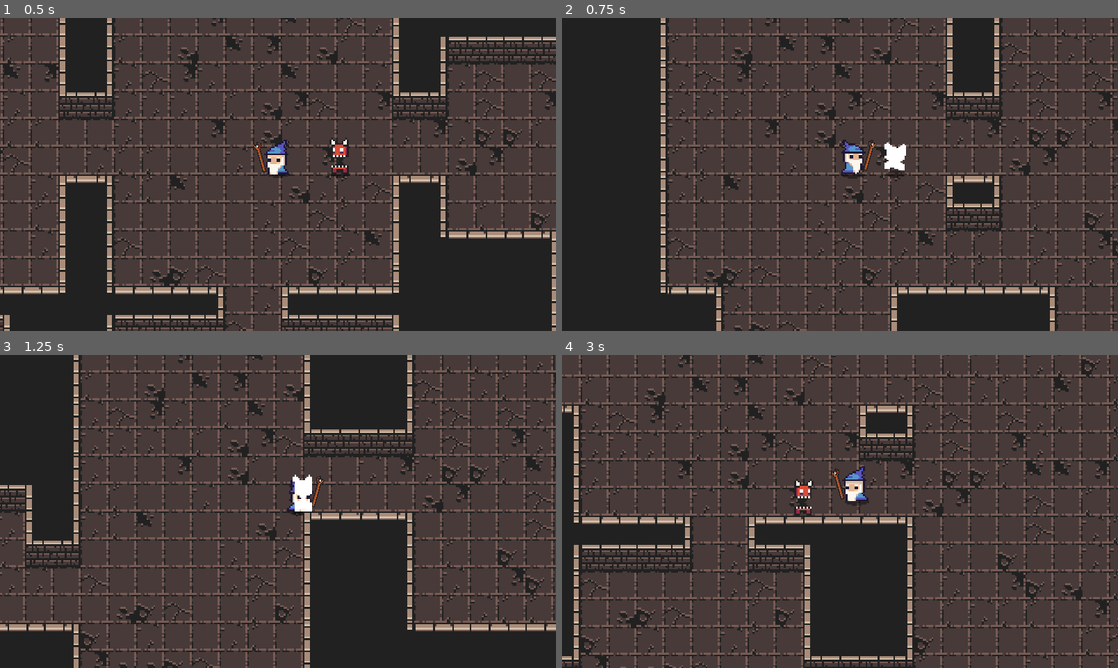
Above: before the commit, frames 1-4 (two rows, left to right).
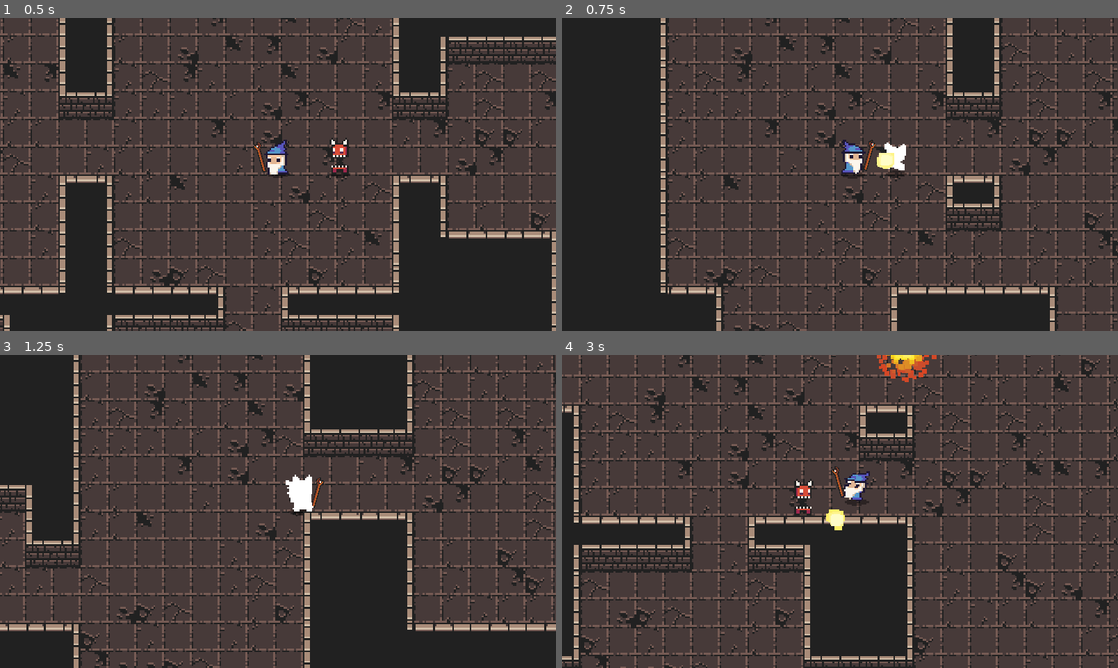
Above: after the commit, the same moments.

Repository: Erdandrej/Dungeoneers
Game: Godot game, scene res://Dungeon/World.tscn
Same seed, same stepped clock (60 frames per second), same inputs: the game is played once before the commit and once after it.
Inputs (mouse positions are in pixels of both pictures, inside the frame that each line leads up to):
- Up to frame 1 (0.5 s): no input
- Up to frame 2 (0.75 s): tap Enter (ui_accept) at 0.5 s; move the mouse to (962, 158) at 0.52 s; press the mouse at (962, 158) at 0.53 s; hold D (right) from 0.53 s (still down)
- Up to frame 3 (1.25 s): keep holding D (right); tap Enter (ui_accept) at 0.77 s
- Up to frame 4 (3 s): move the mouse to (728, 527) at 1.27 s; release D (right) at 1.28 s; release the mouse at (728, 527) at 1.28 s; hold S (down) 1.28-2.03 s; click (728, 527) at 1.35 s; tap Enter (ui_accept) at 1.52 s; move the mouse to (895, 442) at 2.02 s; press the mouse at (895, 442) at 2.03 s; hold D (right) 2.03-2.78 s; move the mouse to (812, 574) at 2.77 s; release the mouse at (812, 574) at 2.78 s; hold W (up) from 2.78 s (still down); click (812, 574) at 2.85 s

Frame 1 is identical in both runs. In frame 2, 0.1% of the frame differs, in the area x 56-60%, y 43-49%; in frame 3, 0.2%; in frame 4, 1.0%, in the area x 47-68%, y 0-56%.

Commit message:
Add fireball and explosion

Diff:
--- /dev/null
+++ b/Dungeoneers/Effects/Explosion.gd
@@ -0,0 +1,11 @@
+extends Node2D
+
+onready var particle = $Particles2D
+onready var timer = $Timer
+
+func _ready():
+	particle.emitting = true
+	timer.start(1)
+
+func _on_Timer_timeout():
+	queue_free()
--- /dev/null
+++ b/Dungeoneers/Effects/Explosion.tscn
@@ -0,0 +1,57 @@
+[gd_scene load_steps=9 format=2]
+
+[ext_resource path="res://Effects/Fire.tres" type="Texture" id=1]
+[ext_resource path="res://Effects/Explosion.gd" type="Script" id=2]
+
+[sub_resource type="CanvasItemMaterial" id=1]
+blend_mode = 1
+
+[sub_resource type="Curve" id=2]
+min_value = -400.0
+max_value = 400.0
+_data = [ Vector2( 0.0014556, 400 ), 0.0, 26418.3, 0, 0, Vector2( 0.120815, 78.1818 ), -2867.81, -2867.81, 0, 0, Vector2( 1, -88.1818 ), 0.0, 0.0, 0, 0 ]
+
+[sub_resource type="CurveTexture" id=3]
+curve = SubResource( 2 )
+
+[sub_resource type="Curve" id=4]
+max_value = 2.5
+_data = [ Vector2( 0, 2.5 ), 0.0, 0.0, 0, 0, Vector2( 1, 0.664773 ), 0.0, 0.0, 0, 0 ]
+
+[sub_resource type="CurveTexture" id=5]
+curve = SubResource( 4 )
+
+[sub_resource type="ParticlesMaterial" id=6]
+emission_shape = 1
+emission_sphere_radius = 2.0
+flag_disable_z = true
+spread = 180.0
+gravity = Vector3( 0, 0, 0 )
+initial_velocity = 100.0
+initial_velocity_random = 0.5
+orbit_velocity = 0.0
+orbit_velocity_random = 0.0
+linear_accel = 100.0
+linear_accel_random = 0.2
+linear_accel_curve = SubResource( 3 )
+scale = 2.0
+scale_random = 1.0
+scale_curve = SubResource( 5 )
+color_ramp = ExtResource( 1 )
+
+[node name="Explosion" type="Node2D"]
+material = SubResource( 1 )
+scale = Vector2( 0.5, 0.5 )
+script = ExtResource( 2 )
+
+[node name="Particles2D" type="Particles2D" parent="."]
+emitting = false
+amount = 200
+lifetime = 0.5
+one_shot = true
+explosiveness = 0.5
+local_coords = false
+process_material = SubResource( 6 )
+
+[node name="Timer" type="Timer" parent="."]
+[connection signal="timeout" from="Timer" to="." method="_on_Timer_timeout"]
--- /dev/null
+++ b/Dungeoneers/Effects/Fire.tres
@@ -0,0 +1,8 @@
+[gd_resource type="GradientTexture" load_steps=2 format=2]
+
+[sub_resource type="Gradient" id=1]
+offsets = PoolRealArray( 0, 0.182515, 0.384969, 0.736196, 0.995399 )
+colors = PoolColorArray( 1, 0.995842, 0.785156, 1, 1, 0.899586, 0.105882, 1, 0.788235, 0.311703, 0.184314, 1, 0.917647, 0.243137, 0.109804, 1, 1, 0, 0, 1 )
+
+[resource]
+gradient = SubResource( 1 )
--- a/Dungeoneers/Enemies/Enemy.gd
+++ b/Dungeoneers/Enemies/Enemy.gd
@@ -21,7 +21,8 @@
 	knockback = move_and_slide(knockback)
 
 	var player = get_parent().get_node("Player")
-	animatedSprite.flip_h = global_position.x > player.global_position.x
+	if player != null:
+		animatedSprite.flip_h = global_position.x > player.global_position.x
 	animatedSprite.scale = lerp(animatedSprite.scale, Vector2(1,1), 0.2)
 
 func death(knockback_vector):
--- a/Dungeoneers/Player/Player.gd
+++ b/Dungeoneers/Player/Player.gd
@@ -1,12 +1,14 @@
 extends KinematicBody2D
 
-export var health = 3
+export var health = 5
 export var ACCELERATION = 500
 export var MAX_SPEED = 80
 export var FRICTION = 500
 
 var velocity = Vector2.ZERO
 var animation = "Idle"
+var invicible = false;
+
 
 onready var sprite = $Sprite
 onready var pivot = $Weapon_Pivot
@@ -28,12 +30,16 @@
 		h_flip(1)
 
 	if input_vector != Vector2.ZERO:
-		animationPlayer.play("Run")
+		animation = "Run"
 		velocity = velocity.move_toward(input_vector * MAX_SPEED, ACCELERATION * delta)
 	else:
-		animationPlayer.play("Idle")
+		animation = "Idle"
 		velocity = velocity.move_toward(Vector2.ZERO, FRICTION * delta)
 
+	if invicible:
+		animation = "Hurt"
+
+	animationPlayer.play(animation)
 	velocity = move_and_slide(velocity)
 
 func _unhandled_input(event):
@@ -55,6 +61,8 @@
 
 func _on_Hurtbox_invincibility_started():
 	blinkAnimationPlayer.play("Start")
+	invicible = true
 
 func _on_Hurtbox_invincibility_ended():
 	blinkAnimationPlayer.play("Stop")
+	invicible = false
--- a/Dungeoneers/Player/Player.tscn
+++ b/Dungeoneers/Player/Player.tscn
@@ -18,6 +18,23 @@
 [sub_resource type="CapsuleShape2D" id=3]
 radius = 4.0
 height = 4.0
+
+[sub_resource type="Animation" id=8]
+resource_name = "Hurt"
+length = 0.1
+loop = true
+tracks/0/type = "value"
+tracks/0/path = NodePath("Sprite:frame")
+tracks/0/interp = 1
+tracks/0/loop_wrap = true
+tracks/0/imported = false
+tracks/0/enabled = true
+tracks/0/keys = {
+"times": PoolRealArray( 0 ),
+"transitions": PoolRealArray( 1 ),
+"update": 1,
+"values": [ 9 ]
+}
 
 [sub_resource type="Animation" id=4]
 length = 0.4
@@ -104,7 +121,7 @@
 length = 0.2
 loop = true
 tracks/0/type = "value"
-tracks/0/path = NodePath("AnimatedSprite:material:shader_param/active")
+tracks/0/path = NodePath("Sprite:material:shader_param/active")
 tracks/0/interp = 1
 tracks/0/loop_wrap = true
 tracks/0/imported = false
@@ -114,13 +131,25 @@
 "transitions": PoolRealArray( 1, 1 ),
 "update": 1,
 "values": [ true, false ]
+}
+tracks/1/type = "value"
+tracks/1/path = NodePath("Sprite:frame")
+tracks/1/interp = 1
+tracks/1/loop_wrap = true
+tracks/1/imported = false
+tracks/1/enabled = true
+tracks/1/keys = {
+"times": PoolRealArray( 0 ),
+"transitions": PoolRealArray( 1 ),
+"update": 1,
+"values": [ 9 ]
 }
 
 [sub_resource type="Animation" id=7]
 resource_name = "Stop"
 length = 0.1
 tracks/0/type = "value"
-tracks/0/path = NodePath("AnimatedSprite:material:shader_param/active")
+tracks/0/path = NodePath("Sprite:material:shader_param/active")
 tracks/0/interp = 1
 tracks/0/loop_wrap = true
 tracks/0/imported = false
@@ -140,7 +169,7 @@
 position = Vector2( 0, -8 )
 
 [node name="Sprite" type="Sprite" parent="Weapon_Pivot"]
-position = Vector2( 10, -3 )
+position = Vector2( 10, -2 )
 rotation = 0.273785
 scale = Vector2( 0.6, 0.6 )
 texture = ExtResource( 3 )
@@ -155,7 +184,8 @@
 material = SubResource( 1 )
 position = Vector2( 0, -16 )
 texture = ExtResource( 2 )
-hframes = 9
+hframes = 10
+frame = 1
 
 [node name="Shape" type="CollisionShape2D" parent="."]
 position = Vector2( 0, -4 )
@@ -171,6 +201,7 @@
 shape = SubResource( 3 )
 
 [node name="AnimationPlayer" type="AnimationPlayer" parent="."]
+anims/Hurt = SubResource( 8 )
 anims/Idle = SubResource( 4 )
 anims/Run = SubResource( 5 )
 
--- a/Dungeoneers/Projectiles/Projectile.gd
+++ b/Dungeoneers/Projectiles/Projectile.gd
@@ -1,20 +1,32 @@
 extends Node2D
+
+const Explosion = preload("res://Effects/Explosion.tscn")
 
 var speed = 200
 
 onready var sprite = $Sprite
 onready var hitbox = $Hitbox
+onready var particle = $Particles2D
 
 func shoot(start_pos):
 	self.global_position = start_pos
 	var direction = (start_pos.direction_to(get_global_mouse_position())).normalized()
+	var angle = start_pos.angle_to_point(get_global_mouse_position())
+	particle.rotate(angle)
 	hitbox.knockback_vector = direction
 	self.linear_velocity = direction * speed
 	sprite.rotate(get_global_mouse_position().angle_to_point(global_position))
 
 func _on_Hitbox_area_entered(area):
+	create_explosion()
 	queue_free()
 
 func _on_Hitbox_body_entered(body):
 	if body is TileMap or KinematicBody2D:
+		create_explosion()
 		queue_free()
+
+func create_explosion():
+	var explosion = Explosion.instance()
+	get_parent().add_child(explosion)
+	explosion.global_position = global_position
--- a/Dungeoneers/Projectiles/Projectile.tscn
+++ b/Dungeoneers/Projectiles/Projectile.tscn
@@ -3,6 +3,8 @@
 [ext_resource path="res://Projectiles/fireball.png" type="Texture" id=1]
 [ext_resource path="res://Overlap/Hitbox.tscn" type="PackedScene" id=2]
 [ext_resource path="res://Projectiles/Projectile.gd" type="Script" id=3]
+[ext_resource path="res://Effects/Fire.tres" type="Texture" id=4]
+[ext_resource path="res://Effects/fireball_texture.png" type="Texture" id=5]
 
 [sub_resource type="CircleShape2D" id=1]
 radius = 2.0
@@ -10,25 +12,18 @@
 [sub_resource type="CircleShape2D" id=2]
 radius = 3.0
 
-[sub_resource type="Gradient" id=3]
-offsets = PoolRealArray( 0, 0.481481, 1 )
-colors = PoolColorArray( 1, 0.914063, 0, 1, 1, 0.46875, 0, 1, 1, 0, 0, 0.784314 )
-
-[sub_resource type="GradientTexture" id=4]
-gradient = SubResource( 3 )
-
-[sub_resource type="ParticlesMaterial" id=5]
+[sub_resource type="ParticlesMaterial" id=3]
 emission_shape = 1
 emission_sphere_radius = 3.0
 flag_disable_z = true
-direction = Vector3( 0, 0, 0 )
+spread = 25.0
 gravity = Vector3( 0, 0, 0 )
-angular_velocity = 350.0
+initial_velocity = 50.0
+initial_velocity_random = 0.5
 orbit_velocity = 0.0
 orbit_velocity_random = 0.0
-angle = 45.0
-scale = 2.0
-color_ramp = SubResource( 4 )
+scale_random = 0.5
+color_ramp = ExtResource( 4 )
 
 [node name="Projectile" type="RigidBody2D"]
 collision_layer = 32
@@ -54,9 +49,11 @@
 
 [node name="Particles2D" type="Particles2D" parent="."]
 amount = 200
-lifetime = 0.1
-local_coords = false
-process_material = SubResource( 5 )
+lifetime = 0.5
+speed_scale = 1.5
+randomness = 1.0
+process_material = SubResource( 3 )
+texture = ExtResource( 5 )
 [connection signal="area_entered" from="Hitbox" to="." method="_on_Hitbox_area_entered"]
 [connection signal="body_entered" from="Hitbox" to="." method="_on_Hitbox_body_entered"]
 
Binary file added: Dungeoneers/Effects/fireball_texture.png
Not shown, added: Dungeoneers/Effects/fireball_texture.png.import
Not shown: 1 places in Dungeoneers/Player/Player.tscn that only renumber resources
Binary file changed: Dungeoneers/Player/mage_male.png
Not shown, added: Dungeoneers/UI/heart_empty.png.import
Not shown, added: Dungeoneers/UI/heart_full.png.import
Not shown, added: Dungeoneers/UI/heart_half.png.import
